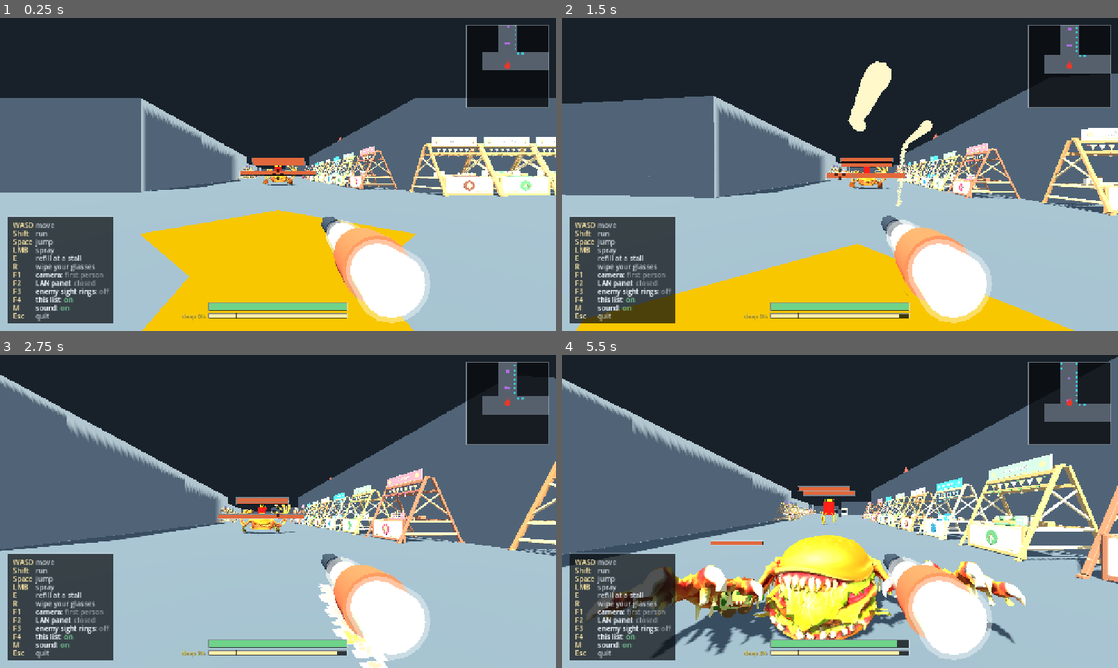
Above: before the commit, frames 1-4 (two rows, left to right).
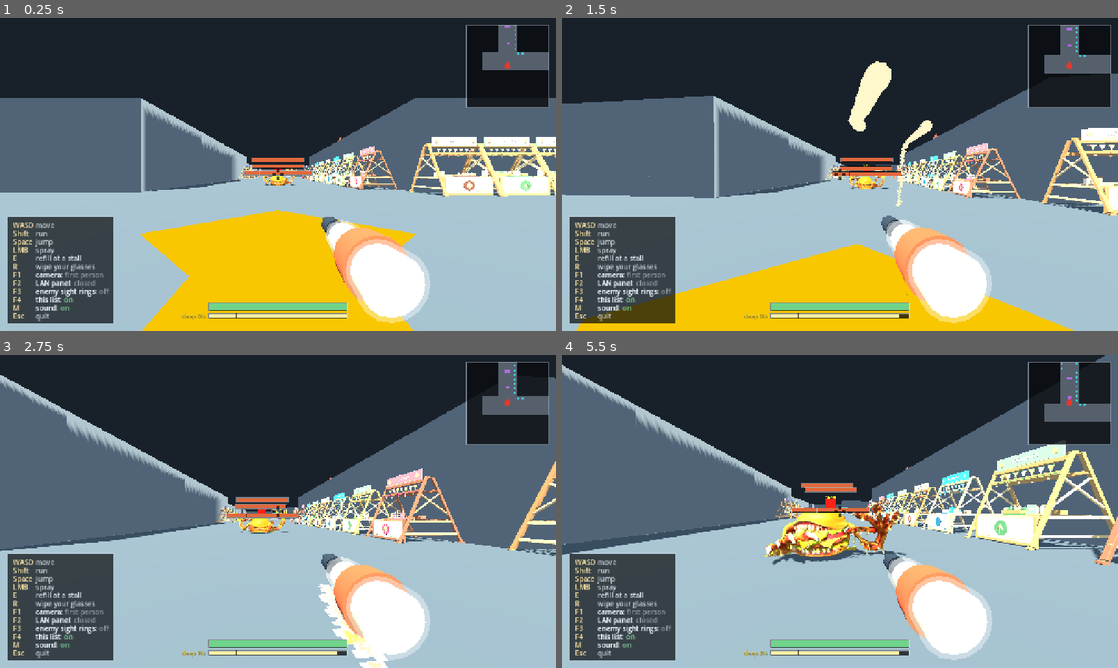
Above: after the commit, the same moments.

Repository: k3vin7/SauceIT-
Game: Godot game, scene res://main.tscn
The game is run twice, just before and just after one commit, with the same random seed, the same clock (stepped at 60 frames per second) and the same inputs.
Inputs (mouse positions are in pixels of both pictures, inside the frame that each line leads up to):
- Up to frame 1 (0.25 s): no input
- Up to frame 2 (1.5 s): tap Enter at 0.5 s; move the mouse to (867, 174) at 0.52 s; press the mouse at (867, 174) at 0.53 s; hold W (move_forward) from 0.53 s (still down); tap Space (jump) at 0.77 s; move the mouse to (812, 174) at 1.27 s; release the mouse at (812, 174) at 1.28 s; tap E (refill_sauce) at 1.35 s
- Up to frame 3 (2.75 s): keep holding W (move_forward); tap Space (jump) at 1.52 s; move the mouse to (289, 505) at 2.02 s; hold Shift (run) from 2.03 s (still down)
- Up to frame 4 (5.5 s): keep holding W (move_forward); move the mouse to (834, 517) at 2.77 s; release Shift (run) at 2.78 s; tap R (wipe_screen) at 2.85 s; tap Space (jump) at 3.02, 3.77, 4.52 s; move the mouse to (878, 514) at 3.52 s; tap Tab at 3.6 s; move the mouse to (795, 508) at 4.27 s; tap 1 at 4.35 s; move the mouse to (845, 511) at 5.02 s; tap 2 at 5.1 s

The runs differ from the first frame. In frame 1, 0.4% of the frame differs, in the area x 43-92%, y 2-54%; in frame 2, 0.6%; in frame 3, 0.8%; in frame 4, 26%, in the area x 0-100%, y 0-97%.

Commit message:
Wrap the burger at the burger, and send the toast with the fry
**The unwrap goes back to the bun's own radius.** I had widened it to the arm
span because hits on an arm were falling outside the grid and painting nothing --
but that was the cap chart throwing away its outermost ring, which is fixed, and
widening the cylinder was treating a symptom. Wrapped at the fingertips, a point
on the bun was mapped by angle onto a cylinder twice its width, so every stain on
the body it actually lands on was stretched 2.2x sideways. That is what looked
wrong.

Measured with the same brush: a splat is 0.40 x 0.50 m on a player's chest and
0.50 x 0.50 m on the bun, against a 0.40 m brush. Horizontal distortion is 1.00.
All four azimuths still paint -- the arms land on the cap chart's rim rather than
vanishing, which is what the boundary fix bought.

**And the opening burger stands alone.** Its pair of toast rushers now flanks the
fry stalker behind it, so the first thing met is one heavy on its own at 46 m and
the escort is what is waiting at 79 m once the party is past it. The other two
bruisers keep their pairs.

probe_enemy stays at its 5 unrelated failures.

Diff:
--- a/scripts/enemy.gd
+++ b/scripts/enemy.gd
@@ -869,7 +869,7 @@
 ## than their own. One cylinder cannot be honest about a body with arms, and
 ## losing the sauce entirely is the worse of the two.
 func _body_radius() -> float:
-	return _arm_span
+	return _bun_radius
 
 
 ## Every bone's capsule baked into one mesh, in the body's space. Baked rather
--- a/scripts/mayo_prototype.gd
+++ b/scripts/mayo_prototype.gd
@@ -2813,6 +2813,11 @@
 		enemy.position = StreetMap.from_pixels(spawn[0], spawn[1]) \
 			+ Vector3(0.0, enemy.stand_height(), 0.0)
 		_enemies.push_back(enemy)
+		# **The opening burger stands alone.** Its pair of rushers moved to the
+		# fry stalker behind it, so the first thing met is one heavy on its own
+		# and the escort is what is waiting once the party is past it.
+		if index == 0:
+			continue
 		for pair_index in TOAST_RUSHER_PAIR_OFFSETS.size():
 			var rusher := MayoEnemy.new()
 			rusher.name = "Enemy%02d_ToastRusher%d" % [index, pair_index + 1]
@@ -2841,6 +2846,21 @@
 		FRY_STALKER_SPAWN[0], FRY_STALKER_SPAWN[1]) \
 		+ Vector3(0.0, fry_stalker.stand_height(), 0.0)
 	_enemies.push_back(fry_stalker)
+	for pair_index in TOAST_RUSHER_PAIR_OFFSETS.size():
+		var escort := MayoEnemy.new()
+		escort.name = "Enemy_FryToastRusher%d" % (pair_index + 1)
+		escort.authority = _is_authority()
+		add_child(escort)
+		escort.build_moldy_toast_rusher(body_cell_size,
+			contamination_brush_radius, toast_scene)
+		escort.nav = _nav
+		if _local != null:
+			escort.match_player_speed(_local.player.walk_speed,
+				toast_rusher_speed_fraction)
+		escort.position = fry_stalker.position \
+			+ Vector3(TOAST_RUSHER_PAIR_OFFSETS[pair_index], 0.0, 0.0)
+		escort.position.y = escort.stand_height()
+		_enemies.push_back(escort)
 	_apply_enemy_sight_rings()
 	# Scale them to the party that exists now. Offline that is one player and
 	# the multiplier is 1, so a solo game is untouched.
